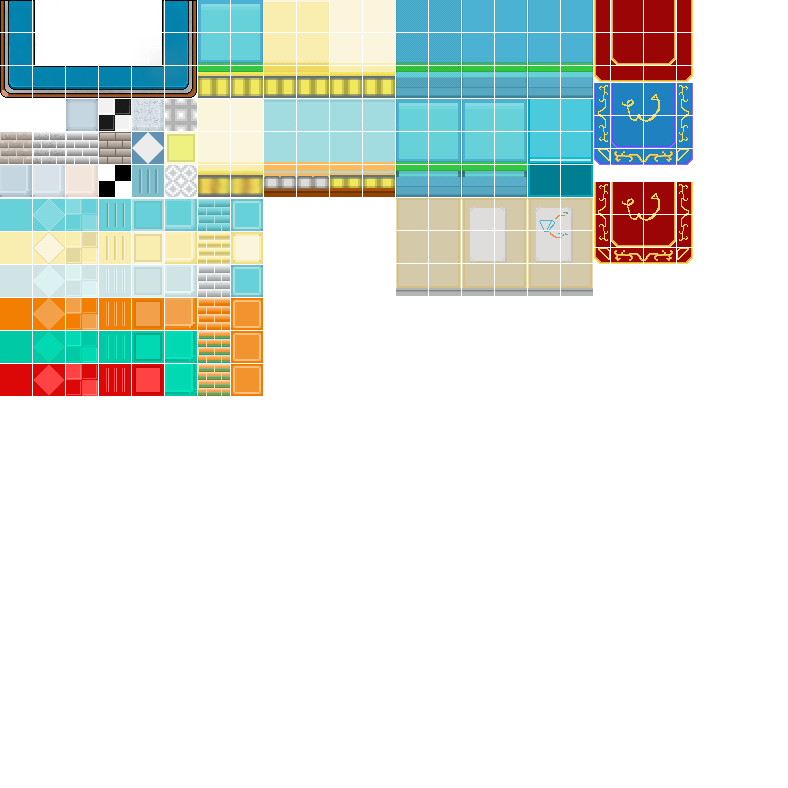
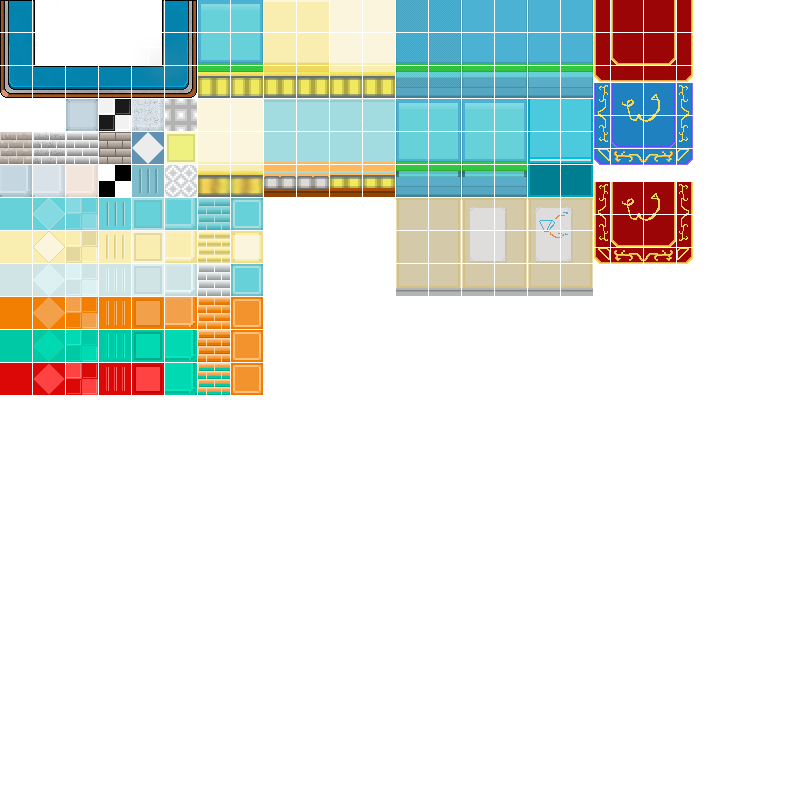
Two versions of the same layered image (788 × 788). Layer-by-layer changes:
painted on "Layer 37" over [0, 198, 263, 395]
removed layer "red" over [0, 364, 263, 396]
removed layer "green" over [0, 331, 263, 363]
removed layer "orange layer" over [0, 298, 263, 330]
removed layer "blue copy" over [0, 265, 263, 297]
removed layer "blue" over [0, 199, 263, 231]
removed layer "yellow" over [0, 198, 263, 264]
